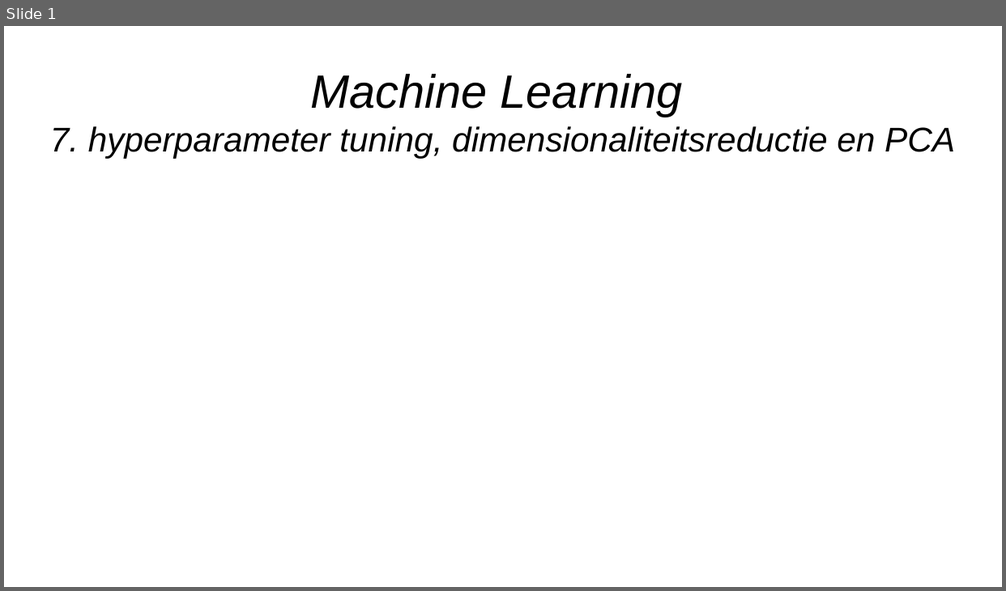
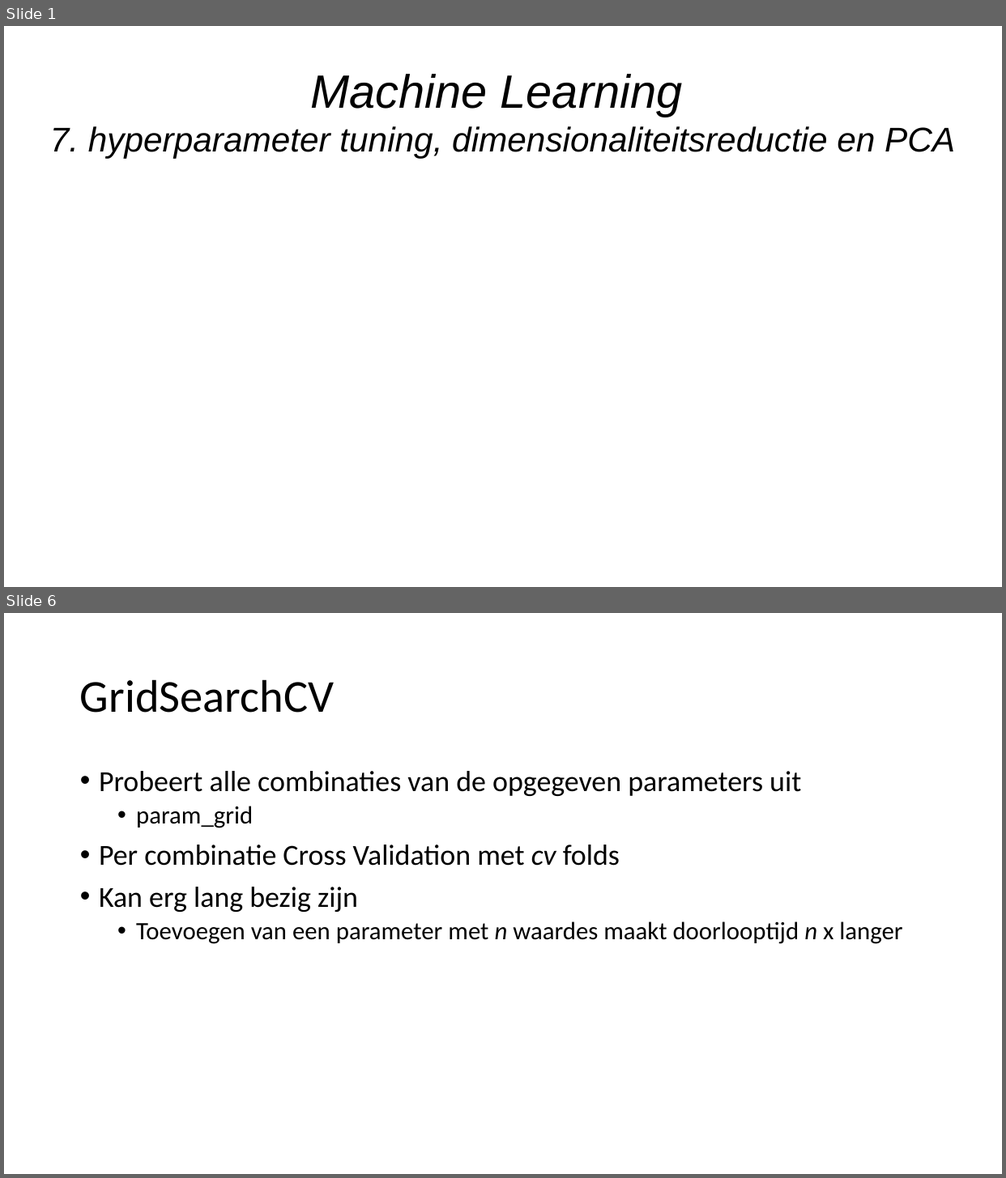
Before and after one commit to hanze-hbo-ict/Machine-Learning, a slide deck: Keynote/7.hyperparam-tuning.pptx. Shown one above the other, each under a label of ours: slide 1 before the commit, slides 1 and 6 after it; the slides between them are not shown. The pictures are 1006x591 and 1006x1178 pixels, drawn with LibreOffice and Linux fonts; fonts in the diff are those of the drawing; background and template pictures are left out. Boxes give left, top, right and bottom in pixels: in the first picture for what was removed or moved away, otherwise in the second. Text is boxed around its words. In the diff, an @@ line names an element or a change of style, - is before the commit and + after.

```diff
--- a/Keynote/7.hyperparam-tuning.pptx
+++ b/Keynote/7.hyperparam-tuning.pptx
@@ slide 6 added at [4, 613, 1002, 1174], background #FFFFFF @@
@@ title added at [80, 679, 334, 713], 44 pt, text #000000 @@
+GridSearchCV
@@ text added at [99, 771, 902, 944], 28 pt, text #000000 @@
+• Probeert alle combinaties van de opgegeven parameters uit
+  • param_grid
+• Per combinatie Cross Validation met cv folds
+• Kan erg lang bezig zijn
+  • Toevoegen van een parameter met n waardes maakt doorlooptijd n x langer
```
Also in this commit, not shown: 5 slides changed, 16 other slides added, 4 slides removed, 6 other files.
